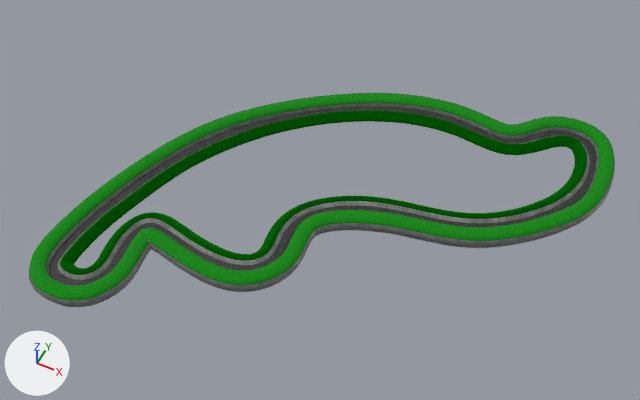
Renders of the FBX model Assets/Model/newapproach.fbx from each side of a commit.
The view is the same before and after, from a camera (50 mm lens) standing at (69.8, -96.9, 152.9) and looking at (9.2, 24.2, 1.5). The lights are fixed; the arrows at lower left show +X, +Y and +Z. The first picture is the older version. Where no turn or scale is listed for an object, it has been applied to the vertices.

Script lines for the objects in view, before the commit:
```python
mat_material_001 = principled_material('Material.001')
mat_material_001.texture = img_cracked_asphalt_texture_jpg
mat_material_001.roughness = 0.669
me_nurbscurve = bpy.data.meshes.new('NurbsCurve')
me_nurbscurve.from_pydata(...)  # 6603 vertices, 6640 faces; spans x -9.5..98.2, y -0.2..101.6, z -2.2..2.2
# faces by material slot: [4656, 1984]
me_nurbscurve.materials.append(mat_material_004)  # picture img_concrete_cement_floor_texture_graphics_27184445_1_jpg
me_nurbscurve.materials.append(mat_material_002)  # picture img_grass__1___1__png
me_nurbspath = bpy.data.meshes.new('NurbsPath')
me_nurbspath.from_pydata(...)  # 5260 vertices, 5260 faces; spans x -35.7..63.7, y -21.1..72.3, z -1.0..1.0
# faces by material slot: [3682, 1578]
me_nurbspath.materials.append(mat_material_003)  # brown #674f3d
me_nurbspath.materials.append(mat_material_001)  # picture img_cracked_asphalt_texture_jpg
me_nurbspath_001 = bpy.data.meshes.new('NurbsPath.001')
me_nurbspath_001.from_pydata(...)  # 7757 vertices, 7829 faces; spans x -22.1..74.3, y -28.8..61.8, z -1.9..1.9
# faces by material slot: [6652, 1177]
me_nurbspath_001.materials.append(mat_material_005)  # picture img_grass__1___1__png
me_nurbspath_001.materials.append(mat_material_006)  # picture img_concrete_cement_floor_texture_graphics_27184445_1_jpg
ob_nurbscurve = bpy.data.objects.new('NurbsCurve', me_nurbscurve)
ob_nurbscurve.location = (-30.6, -25.2, 0.8)
ob_nurbspath = bpy.data.objects.new('NurbsPath', me_nurbspath)
ob_nurbspath.location = (0.0, 0.0, 0.0)
ob_nurbspath_001 = bpy.data.objects.new('NurbsPath.001', me_nurbspath_001)
ob_nurbspath_001.location = (-12.2, 9.2, 0.6)
```
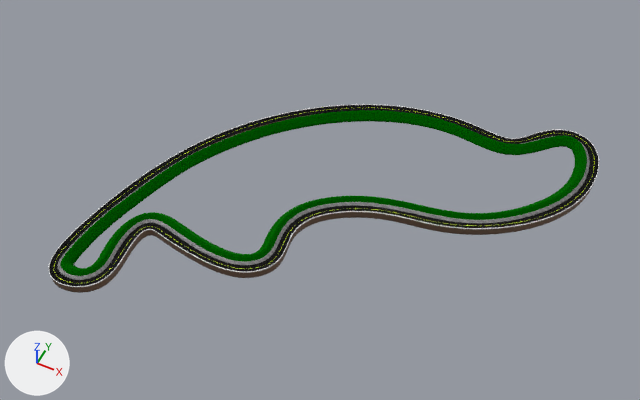
Where the change shows, as pixel boxes [x1, y1, x2, y2] in the pictures (640 x 400 px):
'NurbsCurve', deleted (green): before [29, 93, 615, 307]
    faces in mat_material_002 (picture img_grass__1___1__png): [29, 93, 614, 300]
    faces in mat_material_004 (picture img_concrete_cement_floor_texture_graphics_27184445_1_jpg): [29, 103, 615, 307]
'NurbsPath', surface changed: [49, 107, 597, 285] in both
'NurbsPath.002', added: after [49, 104, 599, 287]
'NurbsPath.003', added: after [54, 108, 595, 283]

The change in detail:
In material 'Material.001' (mat_material_001), metallic goes from 0.0 to 1.0.
Material 'Material' (mat_material) is new.
Its base color is (0.8, 0.8, 0.8) (white #e7e7e7).
Material 'Material.007' (mat_material_007) is new.
Its base color is (0.715, 1.0, 0.0) (green #dcff00).
Mesh me_nurbspath_005 is new.
It has 1052 vertices, 1052 faces and spans x -35.8..63.8, y -21.3..72.5, z 0.5..0.8.
It uses material mat_material (its picture is missing).
Mesh me_nurbspath_003 is new.
It has 1052 vertices, 1052 faces and spans x -34.8..62.8, y -20.2..71.4, z 1.0.
It uses material mat_material_007 (green #dcff00).
Object 'NurbsCurve' (ob_nurbscurve) is deleted.
Object 'NurbsPath.002' (ob_nurbspath_002) is new; it shows me_nurbspath_005.
Its location is (0.0, 0.0, 0.5).
Object 'NurbsPath.003' (ob_nurbspath_003) is new; it shows me_nurbspath_003.
Its location is (0.0, 0.0, 0.0).
